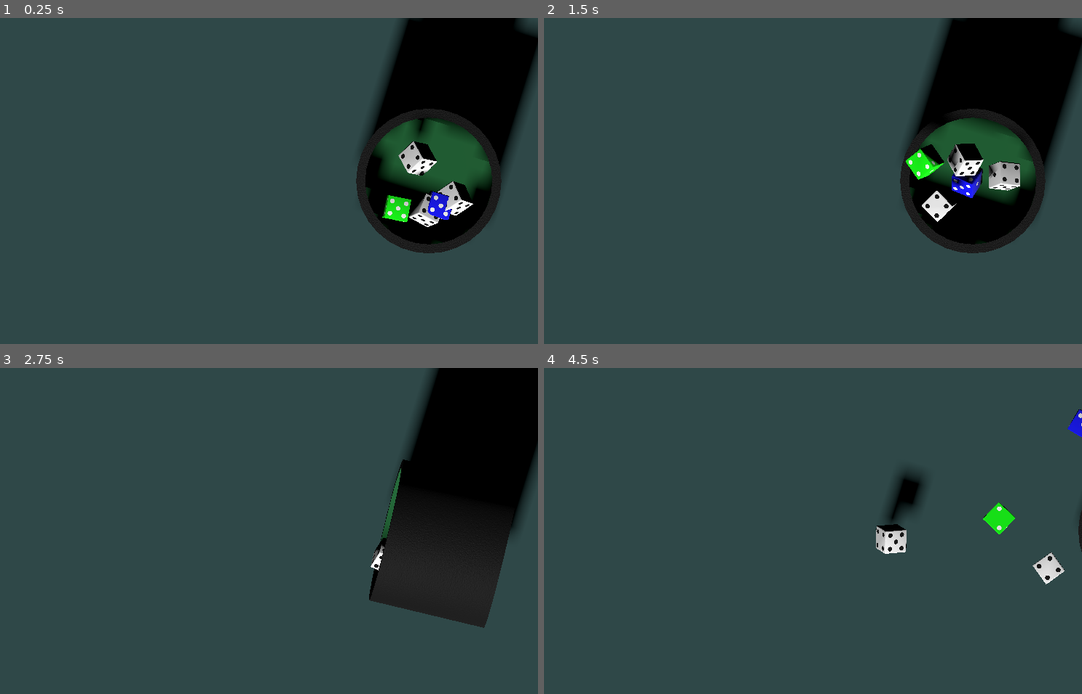
Above: before the commit, frames 1-4 (two rows, left to right).
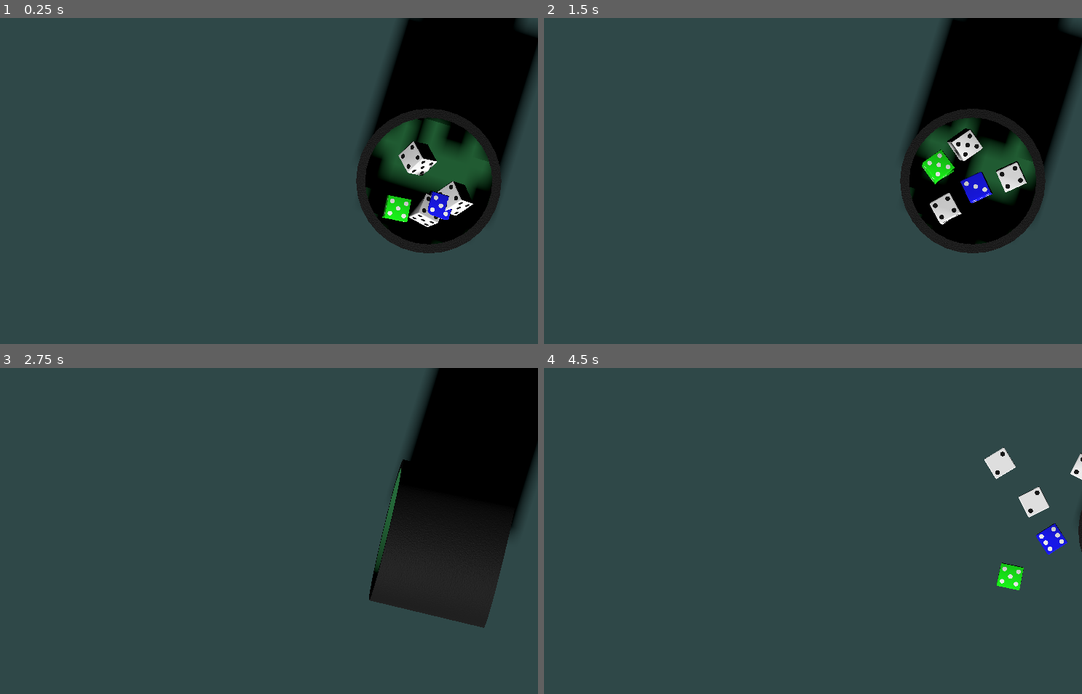
Above: after the commit, the same moments.

Repository: SangHyung-Jung/ColorDiceRollGame
Game: Godot game, scene res://placeholder.tscn
The game is run twice, just before and just after one commit, with the same random seed, the same clock (stepped at 60 frames per second) and the same inputs.
Inputs (mouse positions are in pixels of both pictures, inside the frame that each line leads up to):
- Up to frame 1 (0.25 s): no input
- Up to frame 2 (1.5 s): tap Enter at 0.5 s; move the mouse to (920, 164) at 0.52 s; tap C at 0.6, 1.35 s; click (920, 164) at 0.67 s; tap Space at 1.25 s; move the mouse to (673, 197) at 1.27 s; click (673, 197) at 1.42 s
- Up to frame 3 (2.75 s): move the mouse to (306, 459) at 2.02 s; tap C at 2.1 s; click (306, 459) at 2.17 s
- Up to frame 4 (4.5 s): move the mouse to (764, 596) at 2.77 s; tap C at 2.85, 3.6, 4.35 s; click (764, 596) at 2.92 s; move the mouse to (963, 579) at 3.52 s; click (963, 579) at 3.67 s; move the mouse to (619, 482) at 4.27 s; click (619, 482) at 4.42 s

The runs differ from the first frame. In frame 1, 0.4% of the frame differs, in the area x 75-88%, y 31-49%; in frame 2, 3.4%, in the area x 67-90%, y 29-64%; in frame 3, 0.1%; in frame 4, 3.3%.

Commit message:
real final

Diff:
--- a/cup.tscn
+++ b/cup.tscn
@@ -53,6 +53,10 @@
 height = 0.5
 radius = 3.4
 
+[sub_resource type="CylinderShape3D" id="CylinderShape3D_358bg"]
+height = 0.5
+radius = 4.5
+
 [node name="Cup" type="Node3D"]
 script = ExtResource("1_f5eb6")
 
@@ -104,3 +108,10 @@
 transform = Transform3D(1, 0, 0, 0, 1, 0, 0, 0, 1, 0, -4.5, 0)
 shape = SubResource("CylinderShape3D_hxhe5")
 debug_color = Color(0.354844, 0.496896, 0.957978, 0.42)
+
+[node name="CupCeiling" type="StaticBody3D" parent="PhysicsBody"]
+
+[node name="CollisionShape3D" type="CollisionShape3D" parent="PhysicsBody/CupCeiling"]
+transform = Transform3D(1, 0, 0, 0, 1, 0, 0, 0, 1, 0, 2.7, 0)
+shape = SubResource("CylinderShape3D_358bg")
+debug_color = Color(0.160658, 0.563861, 0.837649, 0.42)
--- a/scripts/components/cup.gd
+++ b/scripts/components/cup.gd
@@ -19,6 +19,10 @@
 var is_shaking := false        # 현재 흔들기 중인지 여부
 var shake_time := 0.0          # 흔들기 애니메이션 누적 시간
 
+# === 충돌 메시 참조들 추가 ===
+@onready var cup_ceiling_collision: Node3D = $PhysicsBody/CupCeiling  # 천장 충돌체
+@onready var inside_area: Area3D = $PhysicsBody/InsideArea
+
 # === 흔들기 애니메이션 파라미터 ===
 const SHAKE_SPEED := 12.0      # 흔들기 속도 (더 빠르게)
 const TILT_AMOUNT := 15.0      # 기울기 정도 (더 크게)
@@ -30,9 +34,6 @@
 # 우측 상단에서 좌측 하단으로 움직이는 3D 방향
 const DIAGONAL_VECTOR := Vector3(1.15, 1.0, -1.15)
 
-# 컵 내부 영역 감지를 위한 Area3D (주사위 진입/이탈 감지)
-@onready var inside_area: Area3D = $PhysicsBody/InsideArea
-
 ## 컵 초기화 - 위치 저장 및 시그널 연결
 func _ready() -> void:
 	# 원래 위치와 회전각 저장 (애니메이션 후 복귀용)
@@ -42,6 +43,17 @@
 	# 주사위가 컵 안팎으로 이동할 때의 이벤트 연결
 	inside_area.body_entered.connect(_on_body_entered_cup)
 	inside_area.body_exited.connect(_on_body_exited_cup)
+
+## 천장 충돌 활성화/비활성화
+func _set_ceiling_collision(enabled: bool) -> void:
+	if cup_ceiling_collision and cup_ceiling_collision.has_node("CollisionShape3D"):
+		var collision_shape = cup_ceiling_collision.get_node("CollisionShape3D")
+		collision_shape.disabled = not enabled
+		print("컵 천장 충돌: ", "활성화" if enabled else "비활성화")
+
+## 주사위 생성이 시작될 때 천장 활성화
+func enable_ceiling_for_spawn() -> void:
+	_set_ceiling_collision(true)
 
 ## 매 프레임마다 흔들기 애니메이션 처리
 func _process(delta: float) -> void:
@@ -84,15 +96,13 @@
 	# 흔들기 중 컵 내부 주사위들에 힘 적용
 	_apply_shake_forces_to_dice()
 
-
-
 ## 흔들기 시작 - 이미 흔들고 있다면 무시
 func start_shaking() -> void:
 	if is_shaking:
 		return  # 이미 흔들기 중
 	is_shaking = true
 	shake_time = 0.0  # 시간 초기화
-
+	_set_ceiling_collision(true)
 ## 흔들기 중지 및 원위치 복귀 (비동기)
 ## 부드러운 트위닝으로 원래 위치로 돌아갑니다
 func stop_shaking() -> void:
@@ -114,6 +124,7 @@
 	if body is Dice:
 		body.apply_inside_cup_physics()  # 컵 내부 물리 속성 적용
 
+
 ## 주사위가 컵에서 나갔을 때 호출
 ## 주사위의 물리 속성을 컵 외부에 맞게 조정
 func _on_body_exited_cup(body: Node3D) -> void:
@@ -123,6 +134,9 @@
 ## 컵 쏟기 애니메이션 (비동기)
 ## 컵을 기울여서 주사위들을 밖으로 쏟는 동작
 func pour() -> void:
+	# 천장 충돌 비활성화 - 주사위가 나갈 수 있도록
+	_set_ceiling_collision(false)
+
 	# 1단계: 컵 기울이기 및 좌측 이동
 	var tween: Tween = create_tween().set_trans(Tween.TRANS_CUBIC).set_ease(Tween.EASE_IN_OUT)
 	var pour_duration = 0.5
--- a/scripts/utils/constants.gd
+++ b/scripts/utils/constants.gd
@@ -38,7 +38,7 @@
 
 # === 주사위 컵 설정 ===
 const CUP_POSITION := Vector3(10, 10, 0)  # 컵 배치 위치
-const CUP_SPAWN_HEIGHT := 3.0  # 주사위 생성 높이
+const CUP_SPAWN_HEIGHT := 2.0  # 주사위 생성 높이
 const CUP_SPAWN_RADIUS := 2.0  # 컵 내부 주사위 생성 반경
 
 # === 주사위 물리 시뮬레이션 ===
Not shown: 1 places in cup.tscn that only renumber resources
